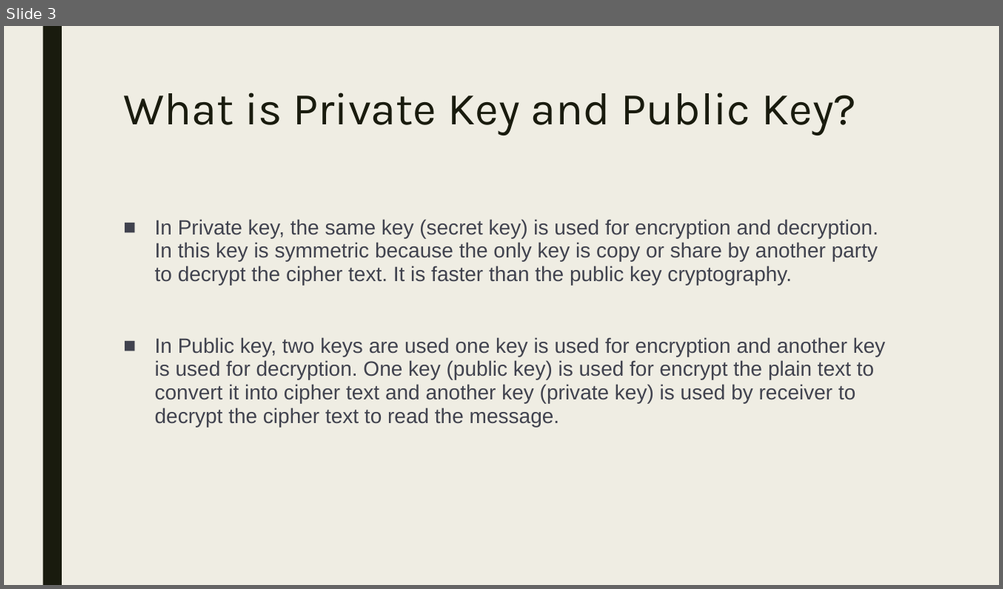
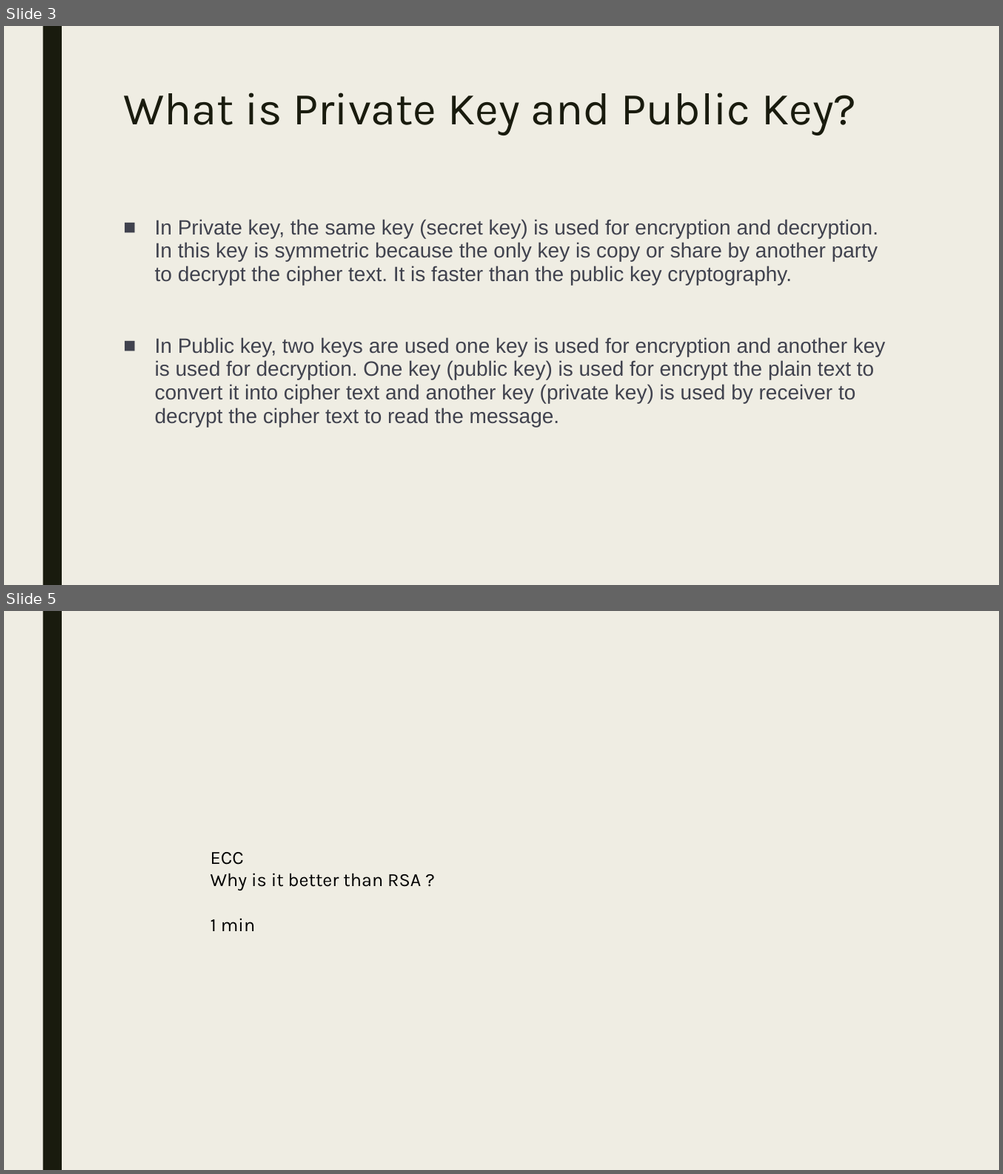
Before and after one commit to Jaidev810/ECC-Cipher, a slide deck: Ecc Cipher.pptx. Shown one above the other, each under a label of ours: slide 3 before the commit, slides 3 and 5 after it; the slides between them are not shown. The pictures are 1003x589 and 1003x1174 pixels, drawn with LibreOffice and Linux fonts; fonts in the diff are those of the drawing. Boxes give left, top, right and bottom in pixels: in the first picture for what was removed or moved away, otherwise in the second. Text is boxed around its words. In the diff, an @@ line names an element or a change of style, - is before the commit and + after.

```diff
--- a/Ecc Cipher.pptx
+++ b/Ecc Cipher.pptx
@@ slide 5 added at [4, 611, 999, 1170], background #EFEDE3; not listed: 1 template element that a slide beside it also shows @@
@@ text added at [210, 852, 421, 931], 18 pt, text #000000 @@
+ECC
+Why is it better than RSA ?
+1 min
```
Also in this commit, not shown: 3 other slides added.
